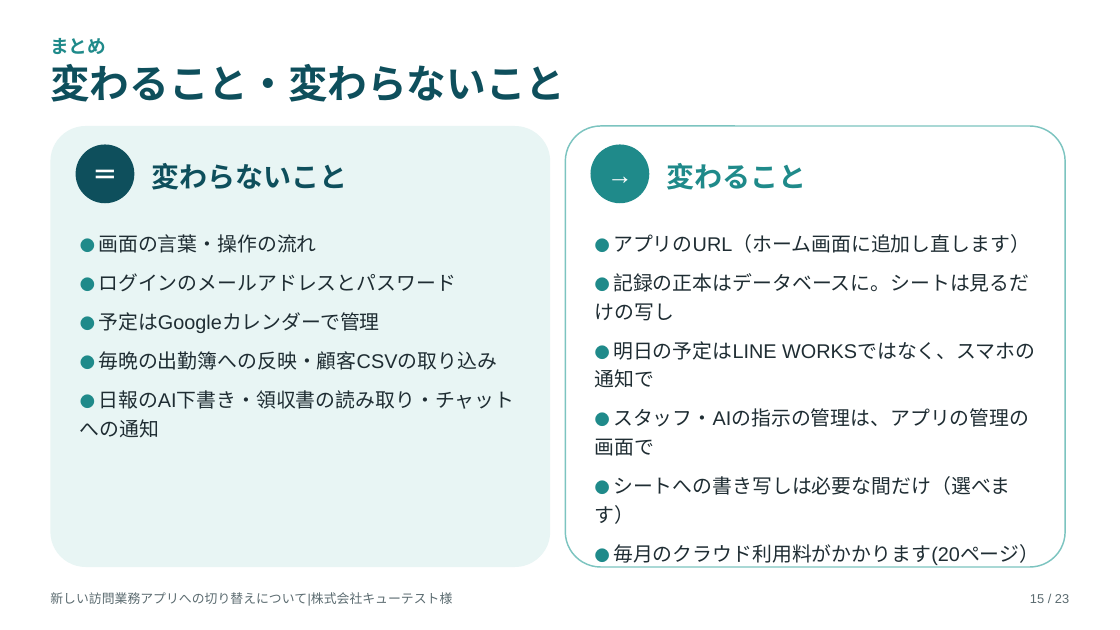
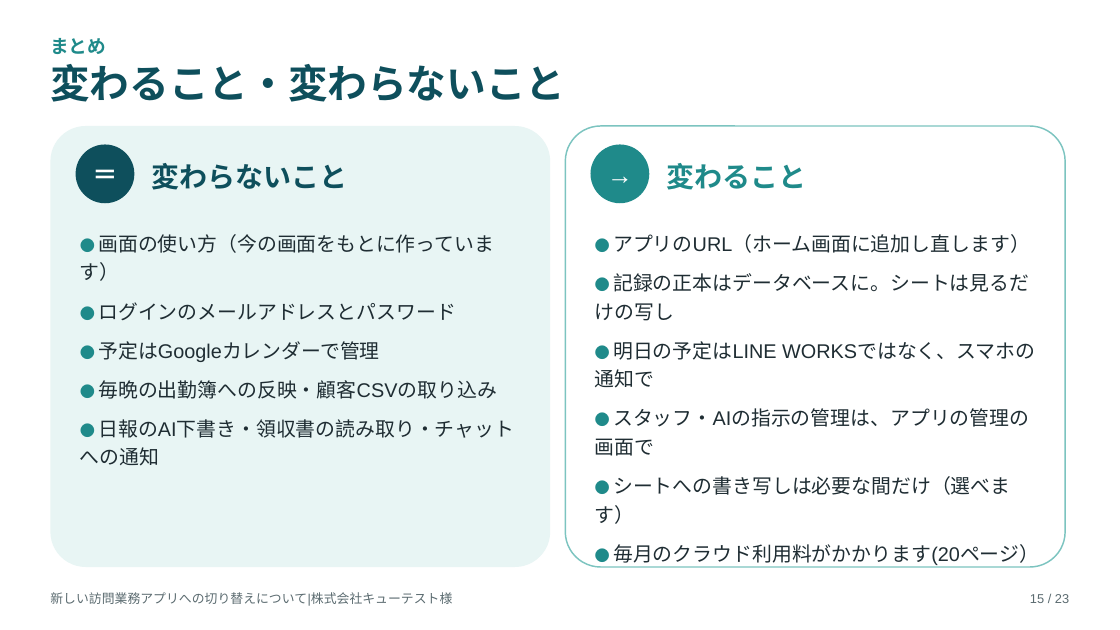
Before and after one commit to katahimo-dev/katahimo-app, a slide deck: slide 15 of doc/partner/新アプリ切替のご説明_キューテスト様.pptx. Drawn at 1120x630 pixels with LibreOffice and Linux fonts; fonts in the diff are those of the drawing. Boxes give left, top, right and bottom in pixels: in the first picture for what was removed or moved away, otherwise in the second. Text is boxed around its words. In the diff, an @@ line names an element or a change of style, - is before the commit and + after.

```diff
--- a/doc/partner/新アプリ切替のご説明_キューテスト様.pptx
+++ b/doc/partner/新アプリ切替のご説明_キューテスト様.pptx
@@ text at <box>80,234,494,281</box>: text changed @@
-● 画面の言葉・操作の流れ
+● 画面の使い方（今の画面をもとに作っています）
```
Also in this commit, not shown: 5 other slides changed, 18 other files.
